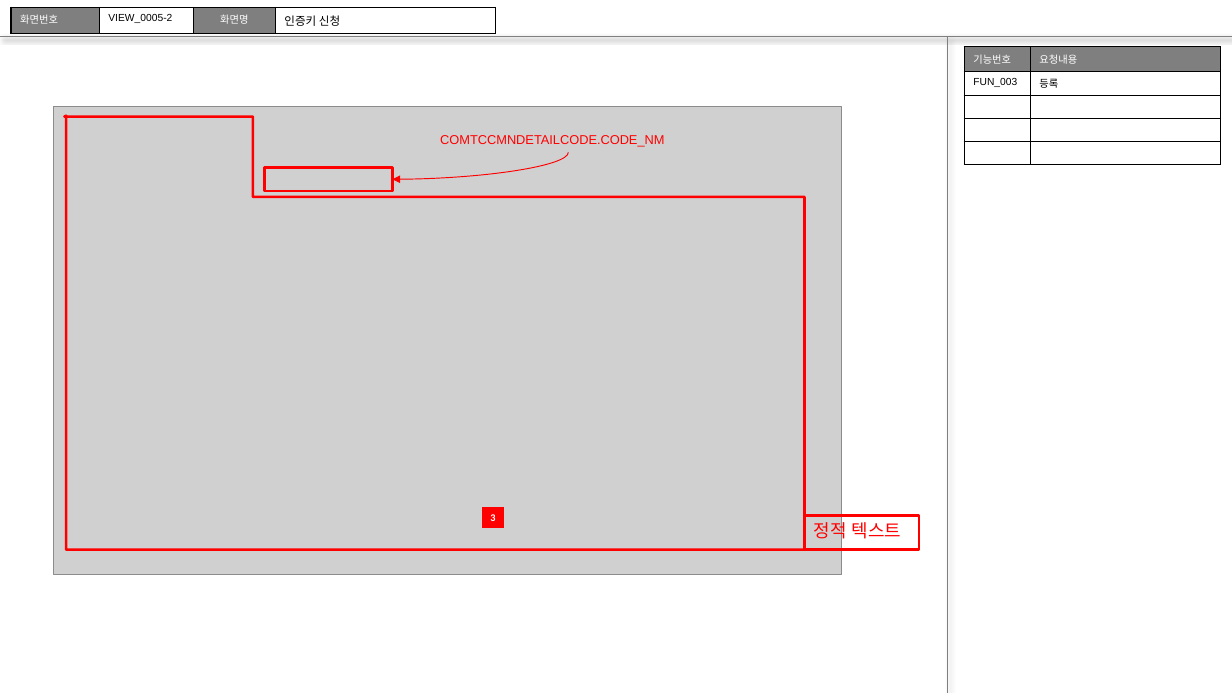
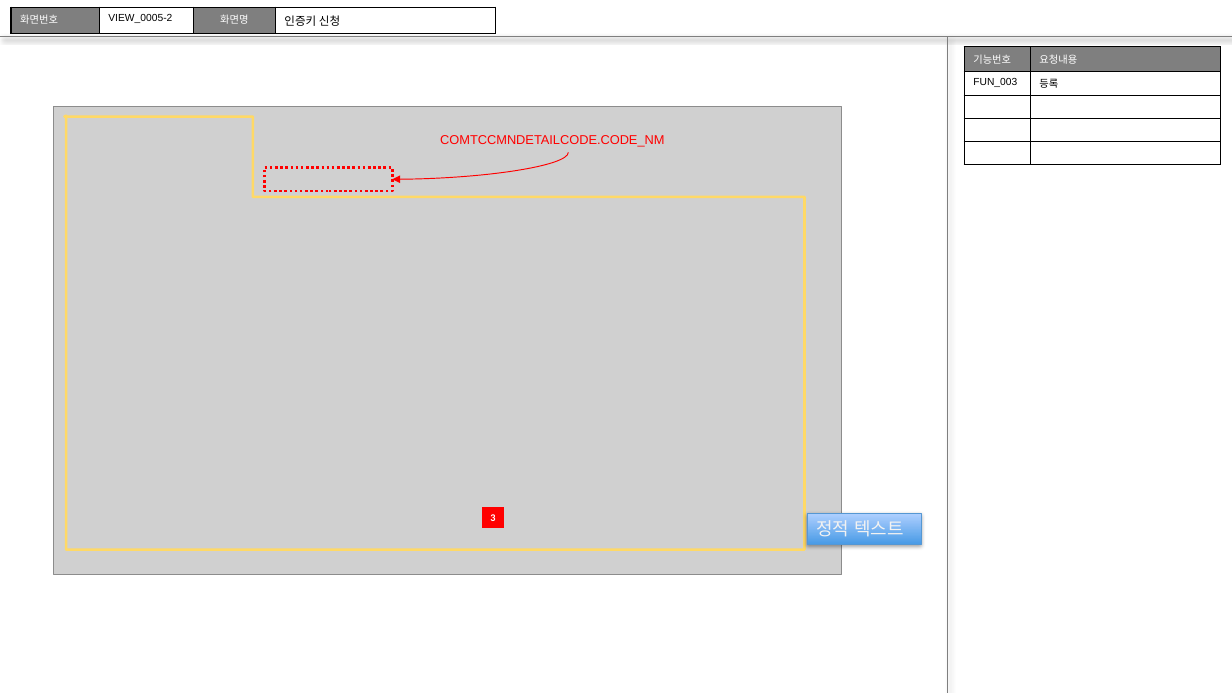
Before and after one commit to ljyGmail/work_dart_project, a slide deck: slide 8 of 기능정의서/화면기능정의서_openDartKor.pptx. Drawn at 1232x693 pixels with LibreOffice and Linux fonts; fonts in the diff are those of the drawing; grey boxes stand for pictures. Boxes give left, top, right and bottom in pixels: in the first picture for what was removed or moved away, otherwise in the second. Text is boxed around its words. In the diff, an @@ line names an element or a change of style, - is before the commit and + after.

```diff
--- a/기능정의서/화면기능정의서_openDartKor.pptx
+++ b/기능정의서/화면기능정의서_openDartKor.pptx
@@ freeform shape at (65,116,805,550): outline #FF0000 2 pt to #FFD966 2 pt @@
@@ rectangle at (264,167,393,190): outline #FF0000 2 pt to #FF0000 2 pt dashed @@
@@ rectangle "정적 텍스트": place and size @@
-rectangle "정적 텍스트" at (805,516,920,550)
+rectangle "정적 텍스트" at (807,513,921,544)
@@ rectangle "정적 텍스트" at (807,513,921,544): text colour #FF0000 to #F2F2F2; fill none to gradient #499CE7 to #B0D2FF; outline #FF0000 2 pt to #5698D3 0.75 pt; shadow on @@
```
Also in this commit, not shown: 6 other slides changed, 13 slides added, 1 slide removed.
